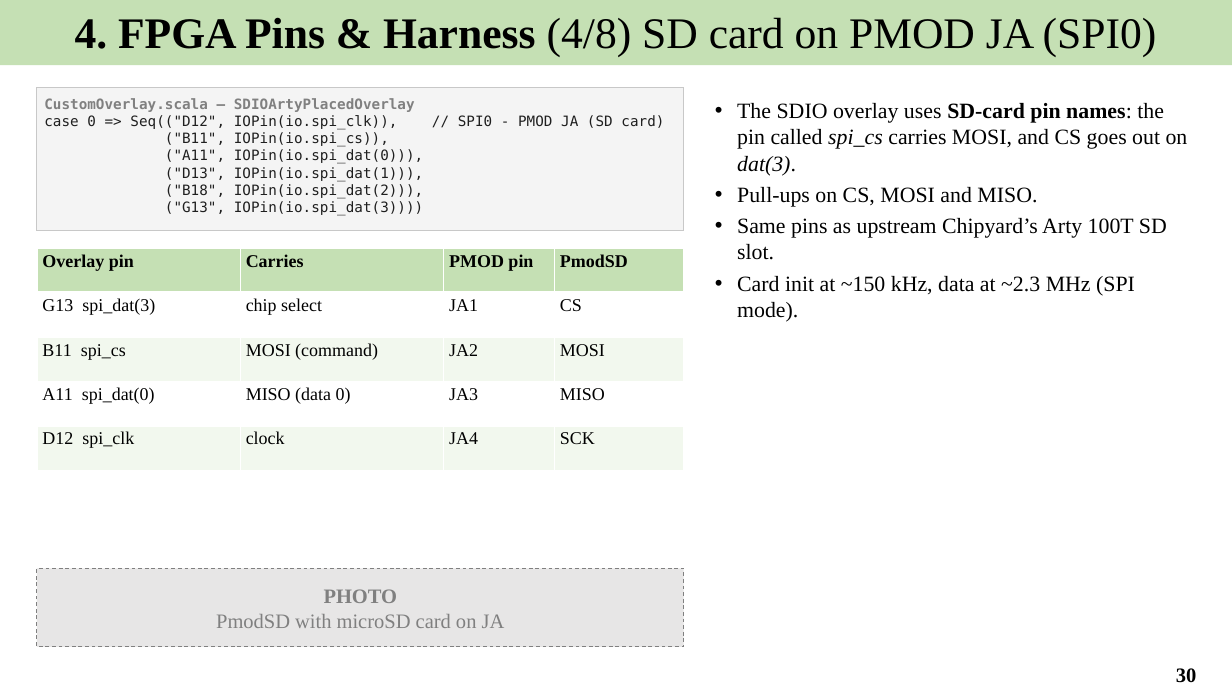
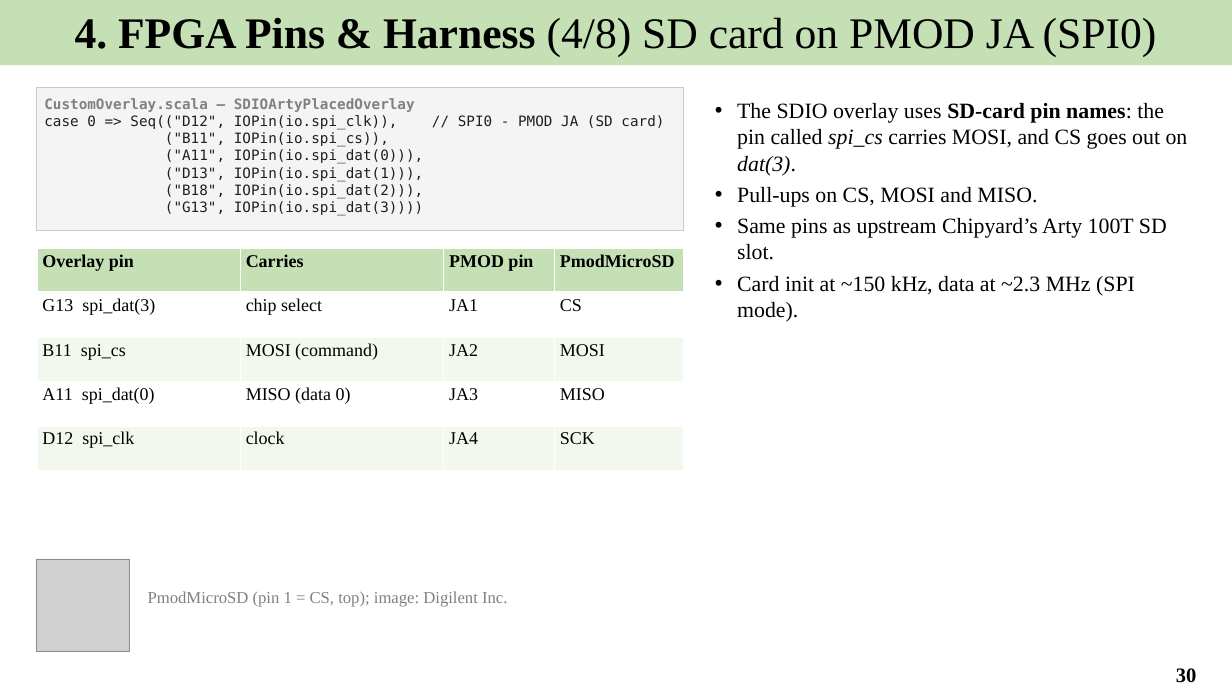
Before and after one commit to Khaiduy/chipyard-edhoc, a slide deck: slide 30 of fpga/sw/export/docs/slides/01_EDHOC_SoC_on_Arty_A7-100T.pptx. Drawn at 1232x693 pixels with LibreOffice and Linux fonts; fonts in the diff are those of the drawing; grey boxes stand for pictures. Boxes give left, top, right and bottom in pixels: in the first picture for what was removed or moved away, otherwise in the second. Text is boxed around its words. In the diff, an @@ line names an element or a change of style, - is before the commit and + after.

Commit message:
docs: setup figures from product images; PmodMicroSD naming

```diff
--- a/fpga/sw/export/docs/slides/01_EDHOC_SoC_on_Arty_A7-100T.pptx
+++ b/fpga/sw/export/docs/slides/01_EDHOC_SoC_on_Arty_A7-100T.pptx
@@ table at [37, 249, 684, 470] @@
-row 1, column 4: PmodSD
+row 1, column 4: PmodMicroSD
@@ rectangle removed at [37, 568, 684, 647] @@
-PHOTO
-PmodSD with microSD card on JA
@@ picture added at [37, 559, 129, 652] @@
@@ text added at [148, 591, 507, 606], 13 pt, text #808080 @@
+PmodMicroSD (pin 1 = CS, top); image: Digilent Inc.
```
Also in this commit, not shown: 6 other slides changed, 7 other files.
